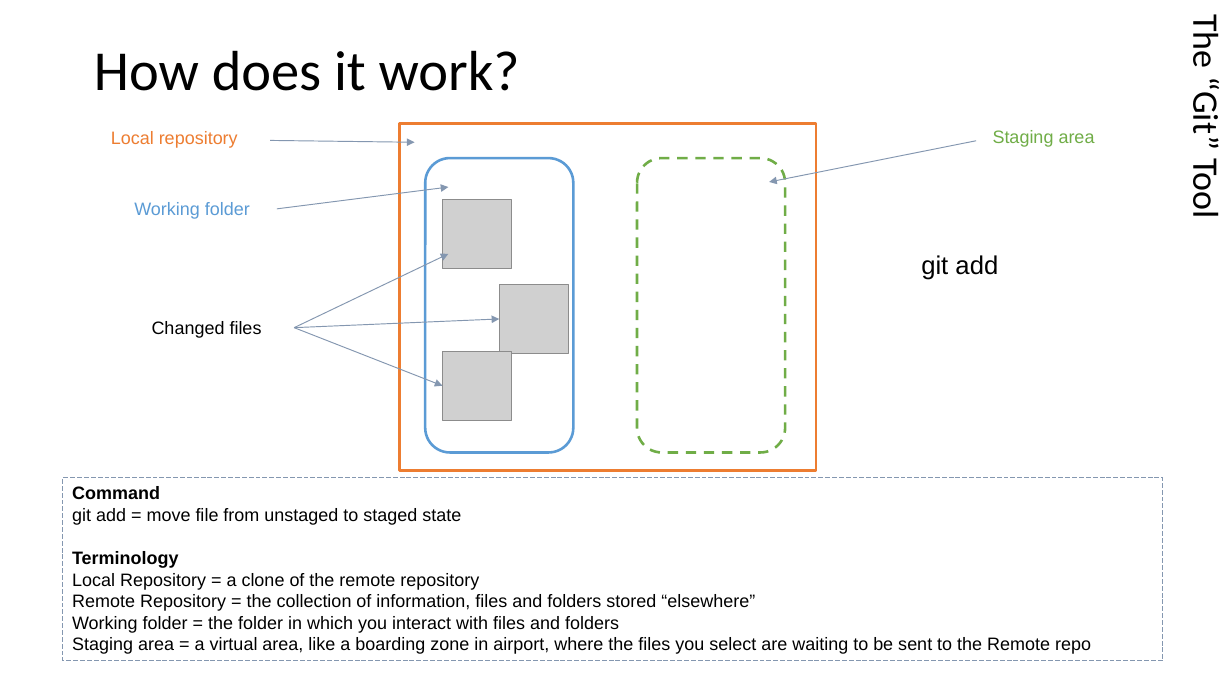
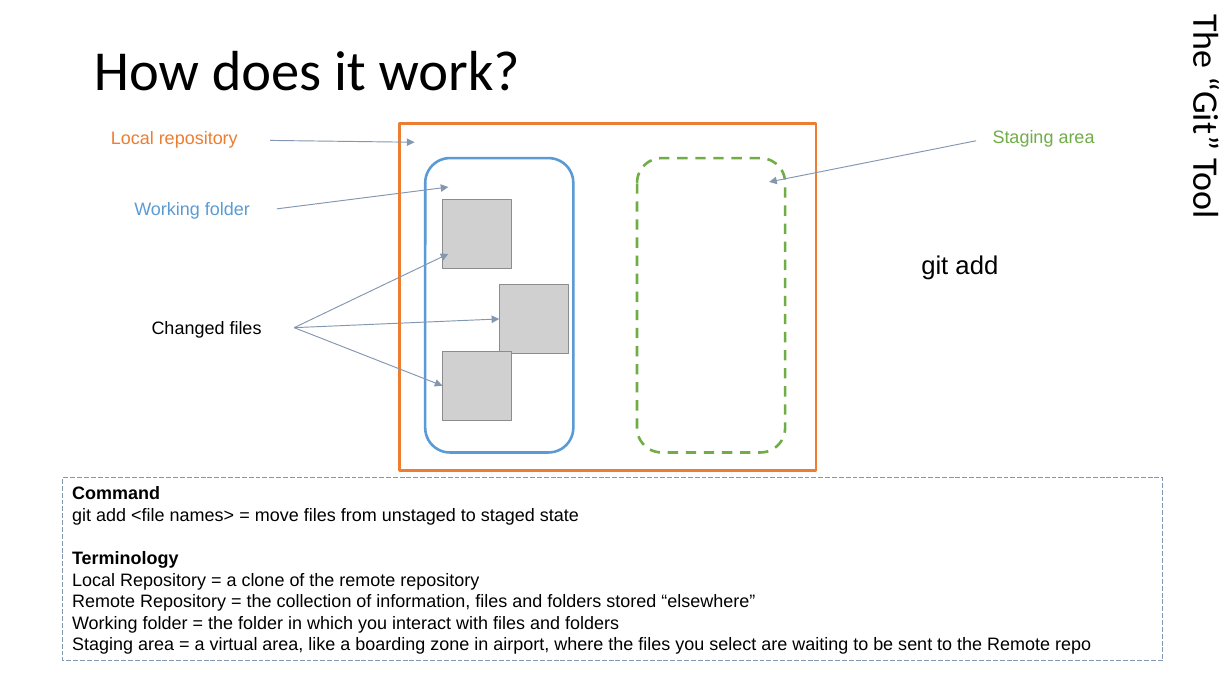
Before and after one commit to HunteRoi/git-training, a slide deck: slide 11 of Formation Git.pptx. Drawn at 1232x693 pixels with LibreOffice and Linux fonts; fonts in the diff are those of the drawing; grey boxes stand for pictures. Boxes give left, top, right and bottom in pixels: in the first picture for what was removed or moved away, otherwise in the second. Text is boxed around its words. In the diff, an @@ line names an element or a change of style, - is before the commit and + after.

```diff
--- a/Formation Git.pptx
+++ b/Formation Git.pptx
@@ text in rectangle at [72, 508, 579, 525]: text changed @@
-git add = move file from unstaged to staged state
+git add <file names> = move files from unstaged to staged state
```
Also in this commit, not shown: 3 other slides changed.
